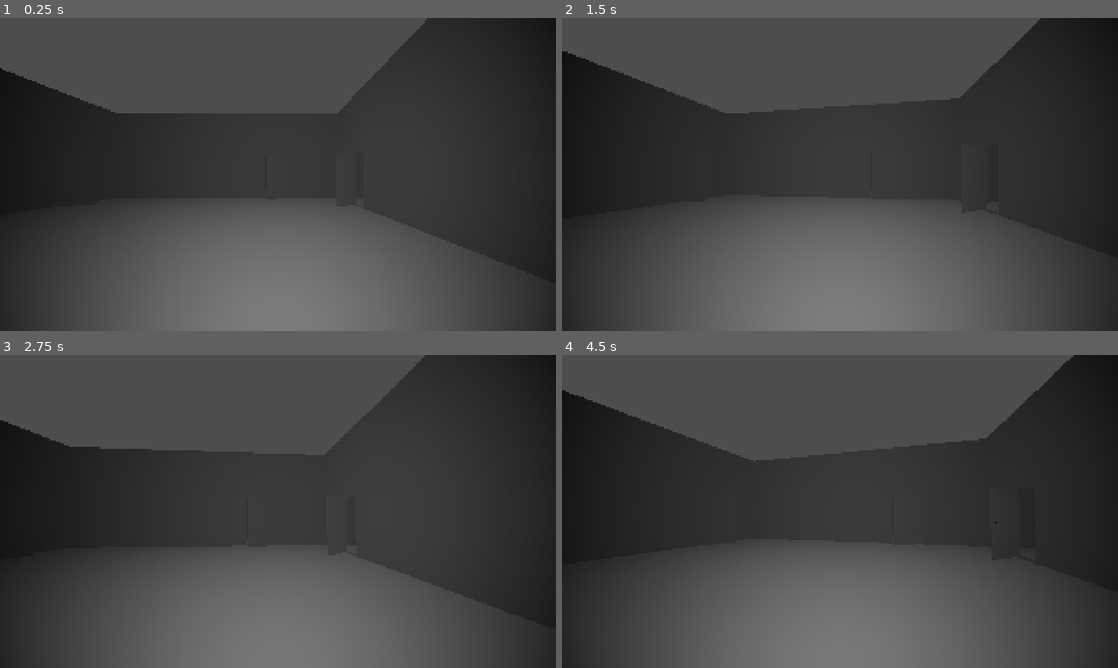
Above: before the commit, frames 1-4 (two rows, left to right).
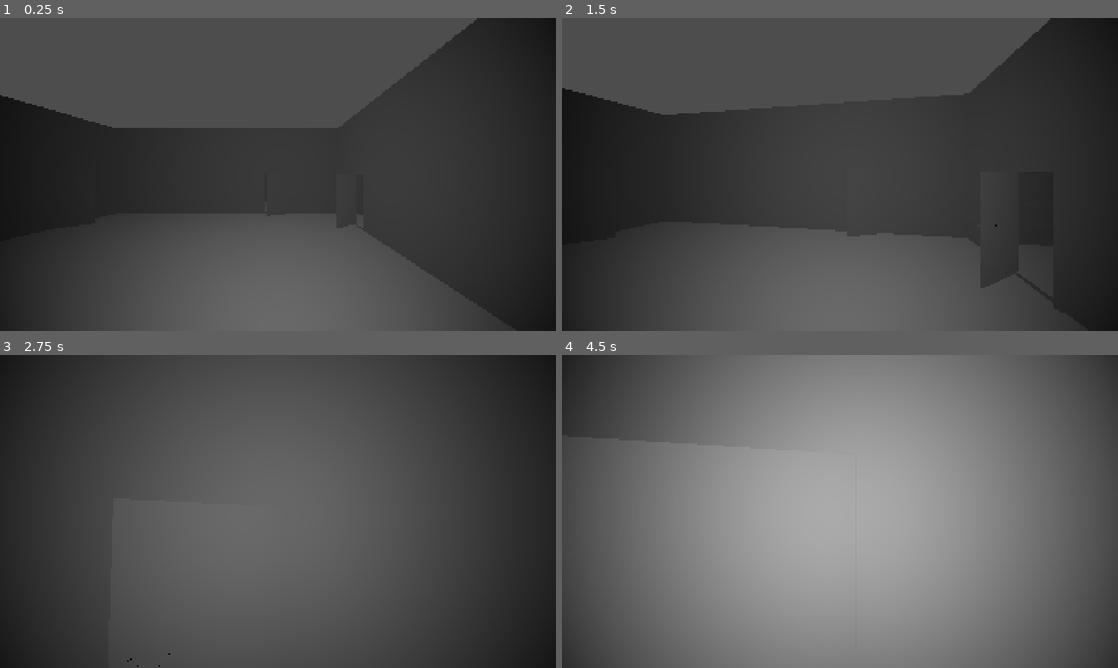
Above: after the commit, the same moments.

Repository: yuleedev/bandit-tails
Game: Godot game, scene res://Levels/main.tscn
Same seed, same stepped clock (60 frames per second), same inputs: the game is played once before the commit and once after it.
Inputs (mouse positions are in pixels of both pictures, inside the frame that each line leads up to):
- Up to frame 1 (0.25 s): no input
- Up to frame 2 (1.5 s): tap Enter at 0.5 s; move the mouse to (867, 174) at 0.52 s; hold W (up) from 0.53 s (still down); move the mouse to (812, 174) at 1.27 s
- Up to frame 3 (2.75 s): keep holding W (up); move the mouse to (289, 505) at 2.02 s
- Up to frame 4 (4.5 s): keep holding W (up); move the mouse to (834, 517) at 2.77 s; tap Space at 3.5 s; move the mouse to (878, 514) at 3.52 s; tap Enter at 4.25 s; move the mouse to (795, 508) at 4.27 s

The runs differ from the first frame. In frame 1, 7.3% of the frame differs, in the area x 0-94%, y 0-100%; in frame 2, 6.7%; in frame 3, 31%; in frame 4, 83%, in the area x 0-100%, y 0-92%.

Commit message:
Fix broken collisions

Diff:
--- a/Levels/main.tscn
+++ b/Levels/main.tscn
@@ -13,6 +13,7 @@
 transform = Transform3D(0.4, 0, 0, 0, 0.4, 0, 0, 0, 0.4, 0, 0, 0)
 
 [node name="Player" type="CharacterBody3D" parent="."]
+transform = Transform3D(1, 0, 0, 0, 1, 0, 0, 0, 1, 0, 1, 0)
 script = ExtResource("2_gnif3")
 
 [node name="Pivot" type="Node3D" parent="Player"]
@@ -26,7 +27,6 @@
 spot_angle = 60.0
 
 [node name="Mesh" type="MeshInstance3D" parent="Player"]
-transform = Transform3D(1, 0, 0, 0, 1, 0, 0, 0, 1, 0, 1, 0)
 mesh = SubResource("CapsuleMesh_oj8hd")
 
 [node name="Collider" type="CollisionShape3D" parent="Player"]
